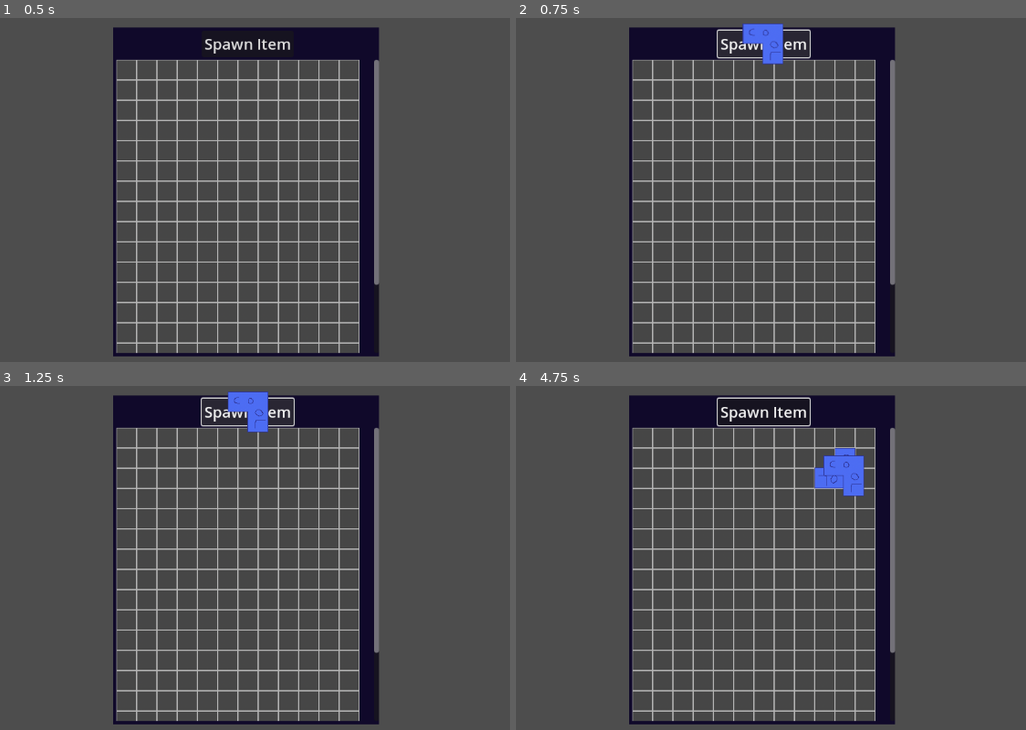
Above: before the commit, frames 1-4 (two rows, left to right).
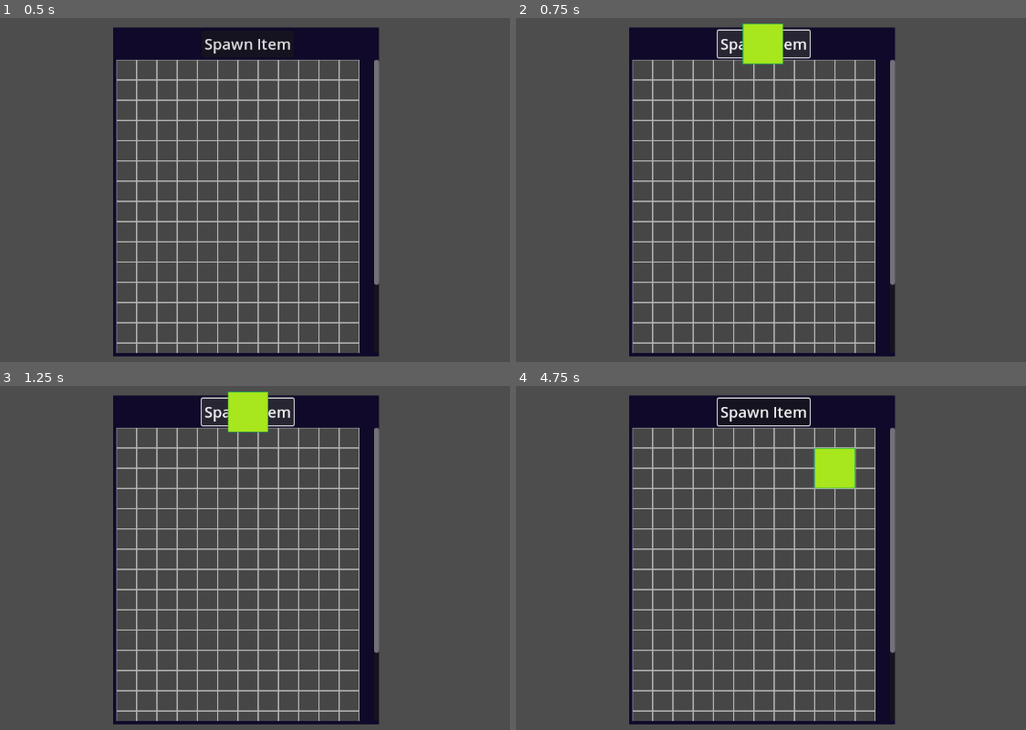
Above: after the commit, the same moments.

Repository: zMenta/Godot4GridInventory
Game: Godot game, scene res://main/main.tscn
The game is run twice, just before and just after one commit, with the same random seed, the same clock (stepped at 60 frames per second) and the same inputs.
Inputs (mouse positions are in pixels of both pictures, inside the frame that each line leads up to):
- Up to frame 1 (0.5 s): no input
- Up to frame 2 (0.75 s): click "Spawn Item" at 0.5 s
- Up to frame 3 (1.25 s): no input
- Up to frame 4 (4.75 s): click "Spawn Item" at 1.25 s; click "Spawn Item" at 2 s; tap Enter at 2.75, 4.25 s; move the mouse to (929, 544) at 2.77 s; click (929, 544) at 2.85 s; tap Space at 3.5 s; move the mouse to (623, 585) at 3.52 s; click (623, 585) at 3.6 s; move the mouse to (842, 475) at 4.27 s; tap R (rotate) at 4.35 s; click (842, 475) at 4.55 s

Frame 1 is identical in both runs. In frame 2, 1.0% of the frame differs, in the area x 44-53%, y 1-14%; in frame 3, 1.0%; in frame 4, 1.2%, in the area x 58-69%, y 18-33%.

Commit message:
added new items and button spawn items picks a random

Diff:
--- a/GridInventory/inventory_ui/inventory_ui.gd
+++ b/GridInventory/inventory_ui/inventory_ui.gd
@@ -11,6 +11,7 @@
 var current_slot : Slot = null
 var can_place := false
 var icon_anchor : Vector2i = Vector2i()
+var item_path_array = []
 
 func _ready() -> void:
 	for i in range(slot_amount):
@@ -20,6 +21,9 @@
 		grid_container.add_child(slot)
 		slot.slot_entered.connect(_on_slot_mouse_entered)
 		slot.slot_exited.connect(_on_slot_mouse_exited)
+
+	for file in DirAccess.get_files_at("res://item/items"):
+		item_path_array.append("res://item/items/" + file)
 
 func _process(_delta: float) -> void:
 	if item_held:
@@ -41,14 +45,16 @@
 		set_slots.call_deferred(current_slot)
 
 
-func _on_slot_mouse_exited(slot: Slot) -> void:
+func _on_slot_mouse_exited(_slot: Slot) -> void:
 	current_slot = null
 	clear_slots()
 
 
 # Item spawn button
 func _on_button_pressed() -> void:
-	var item : Item = load("res://item/item.tscn").instantiate()
+	if item_held != null:
+		return
+	var item : Item = load(item_path_array.pick_random()).instantiate()
 	item.is_selected = true
 	add_child(item)
 	item_held = item
--- /dev/null
+++ b/GridInventory/item/items/item_0.tscn
@@ -0,0 +1,5 @@
+[gd_scene load_steps=2 format=3 uid="uid://cfwkswmspgjo7"]
+
+[ext_resource type="PackedScene" uid="uid://dmte53uq1nlnl" path="res://item/item.tscn" id="1_p4ldc"]
+
+[node name="Item0" instance=ExtResource("1_p4ldc")]
--- /dev/null
+++ b/GridInventory/item/items/item_1.tscn
@@ -0,0 +1,10 @@
+[gd_scene load_steps=3 format=3 uid="uid://dgo6opl1q4mfp"]
+
+[ext_resource type="PackedScene" uid="uid://dmte53uq1nlnl" path="res://item/item.tscn" id="1_aclqc"]
+[ext_resource type="Texture2D" uid="uid://bhobxkbtihvbq" path="res://assets/item2.png" id="2_uowjl"]
+
+[node name="Item1" instance=ExtResource("1_aclqc")]
+item_grid = Array[Vector2i]([Vector2i(0, 0), Vector2i(1, 1), Vector2i(0, 1), Vector2i(1, 2), Vector2i(1, 3)])
+
+[node name="ItemTexture" parent="." index="0"]
+texture = ExtResource("2_uowjl")
--- /dev/null
+++ b/GridInventory/item/items/item_2.tscn
@@ -0,0 +1,11 @@
+[gd_scene load_steps=3 format=3 uid="uid://uo46abqvpkd7"]
+
+[ext_resource type="PackedScene" uid="uid://dmte53uq1nlnl" path="res://item/item.tscn" id="1_wykuk"]
+[ext_resource type="Texture2D" uid="uid://drvwfumt88yhu" path="res://assets/item3.png" id="2_cb6oo"]
+
+[node name="Item2" instance=ExtResource("1_wykuk")]
+item_grid = Array[Vector2i]([Vector2i(0, 0), Vector2i(1, 0), Vector2i(1, 1), Vector2i(0, 1)])
+
+[node name="ItemTexture" parent="." index="0"]
+texture = ExtResource("2_cb6oo")
+stretch_mode = 2
--- /dev/null
+++ b/GridInventory/item/items/item_3.tscn
@@ -0,0 +1,13 @@
+[gd_scene load_steps=3 format=3 uid="uid://5j6foy0q5uo7"]
+
+[ext_resource type="PackedScene" uid="uid://dmte53uq1nlnl" path="res://item/item.tscn" id="1_dvmoj"]
+[ext_resource type="Texture2D" uid="uid://kq2lhu5pgufv" path="res://assets/item4.png" id="2_3efxf"]
+
+[node name="item3" instance=ExtResource("1_dvmoj")]
+item_grid = Array[Vector2i]([Vector2i(0, 0), Vector2i(1, 0), Vector2i(2, 0)])
+
+[node name="ItemTexture" parent="." index="0"]
+offset_right = 96.0
+offset_bottom = 32.0
+texture = ExtResource("2_3efxf")
+stretch_mode = 2
--- /dev/null
+++ b/GridInventory/item/items/item_4.tscn
@@ -0,0 +1,10 @@
+[gd_scene load_steps=3 format=3 uid="uid://cguwwfrccejie"]
+
+[ext_resource type="PackedScene" uid="uid://dmte53uq1nlnl" path="res://item/item.tscn" id="1_1amsy"]
+[ext_resource type="Texture2D" uid="uid://8kq3p1o5rvc7" path="res://assets/item5.png" id="2_ppg3f"]
+
+[node name="Item4" instance=ExtResource("1_1amsy")]
+item_grid = Array[Vector2i]([Vector2i(0, 0), Vector2i(1, 0), Vector2i(2, 0), Vector2i(2, 1), Vector2i(2, 2), Vector2i(1, 2), Vector2i(0, 2)])
+
+[node name="ItemTexture" parent="." index="0"]
+texture = ExtResource("2_ppg3f")
--- /dev/null
+++ b/GridInventory/item/items/item_5.tscn
@@ -0,0 +1,13 @@
+[gd_scene load_steps=3 format=3 uid="uid://boiado0xpbkpt"]
+
+[ext_resource type="PackedScene" uid="uid://dmte53uq1nlnl" path="res://item/item.tscn" id="1_3u0e2"]
+[ext_resource type="Texture2D" uid="uid://ums43reais1a" path="res://assets/item6.png" id="2_q8nes"]
+
+[node name="Item5" instance=ExtResource("1_3u0e2")]
+item_grid = Array[Vector2i]([Vector2i(0, 0)])
+
+[node name="ItemTexture" parent="." index="0"]
+offset_right = 32.0
+offset_bottom = 32.0
+texture = ExtResource("2_q8nes")
+stretch_mode = 2
Binary file added: GridInventory/assets/item2.png
Not shown, added: GridInventory/assets/item2.png.import
Binary file added: GridInventory/assets/item3.png
Not shown, added: GridInventory/assets/item3.png.import
Binary file added: GridInventory/assets/item4.png
Not shown, added: GridInventory/assets/item4.png.import
Binary file added: GridInventory/assets/item5.png
Not shown, added: GridInventory/assets/item5.png.import
Binary file added: GridInventory/assets/item6.png
Not shown, added: GridInventory/assets/item6.png.import
